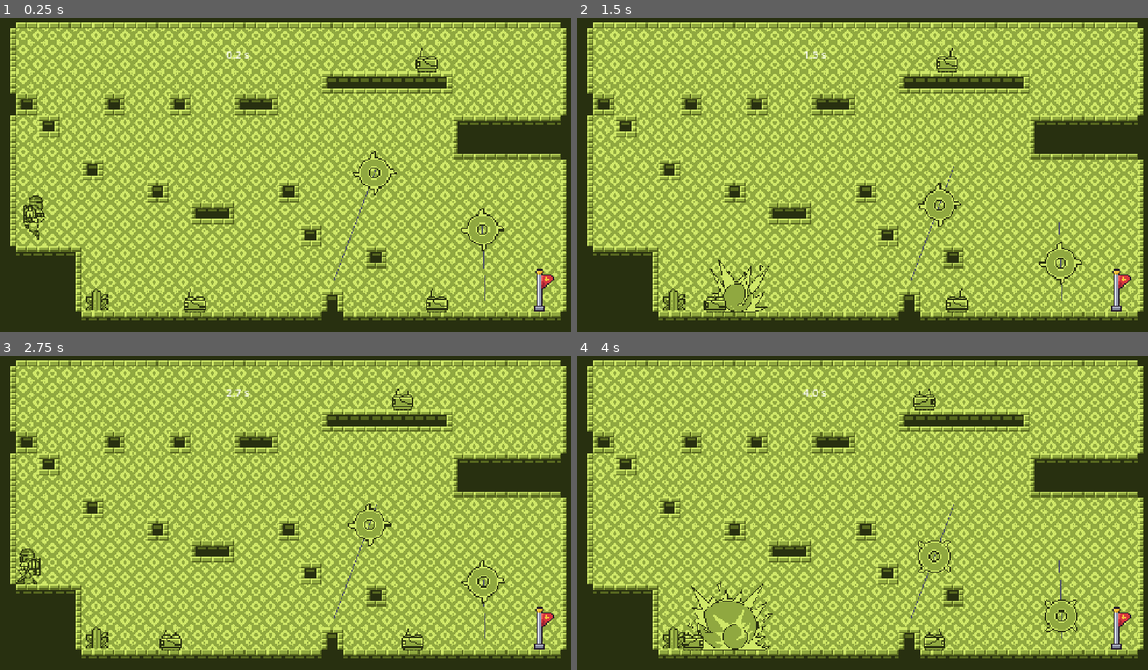
Above: before the commit, frames 1-4 (two rows, left to right).
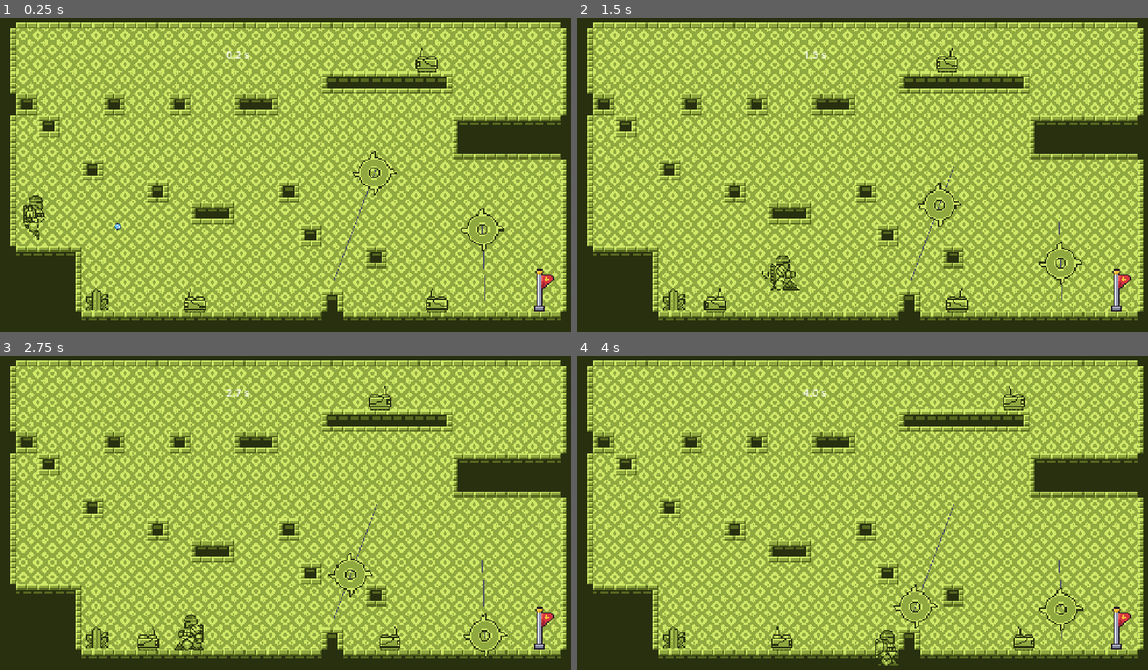
Above: after the commit, the same moments.

Repository: zliebowitz/ld60
Game: Godot game, scene res://scenes/main.tscn
Same seed, same stepped clock (60 frames per second), same inputs: the game is played once before the commit and once after it.
Inputs:
- Up to frame 1 (0.25 s): no input
- Up to frame 2 (1.5 s): hold Right (right) from 0.53 s (still down); tap E (dash) at 0.6, 1.35 s; tap Space (jump) at 0.77 s
- Up to frame 3 (2.75 s): tap Space (jump) at 1.52 s; release Right (right) at 2.03 s; hold Left (left) from 2.03 s (still down); tap E (dash) at 2.1 s
- Up to frame 4 (4 s): release Left (left) at 2.78 s; hold Right (right) from 2.78 s (still down); tap E (dash) at 2.85, 3.6 s; tap Space (jump) at 3.02, 3.77 s

The runs differ from the first frame. In frame 1, less than 0.1% of the frame differs, in the area x 20-22%, y 65-68%; in frame 2, 0.8%; in frame 3, 2.5%; in frame 4, 3.1%, in the area x 18-89%, y 9-99%.

Commit message:
adding in powerups that give the dash.

Diff:
--- a/speed-jumper/project.godot
+++ b/speed-jumper/project.godot
@@ -25,6 +25,7 @@
 [global_group]
 
 enemy=""
+player=""
 
 [input]
 
--- /dev/null
+++ b/speed-jumper/scenes/dash_powerup.tscn
@@ -0,0 +1,32 @@
+[gd_scene format=3 uid="uid://b5t8kw7pjejmv"]
+
+[ext_resource type="Script" uid="uid://brita3vgf0wie" path="res://scripts/dash_powerup.gd" id="1_myq3e"]
+[ext_resource type="Texture2D" uid="uid://bcmt0135ih2fm" path="res://assets/images/Powerups/dash_powerup.png" id="1_vr8aj"]
+
+[sub_resource type="CircleShape2D" id="CircleShape2D_eevyk"]
+radius = 7.0
+
+[sub_resource type="AtlasTexture" id="AtlasTexture_myq3e"]
+atlas = ExtResource("1_vr8aj")
+region = Rect2(0, 0, 16, 16)
+
+[sub_resource type="SpriteFrames" id="SpriteFrames_1gcmh"]
+animations = [{
+"frames": [{
+"duration": 1.0,
+"texture": SubResource("AtlasTexture_myq3e")
+}],
+"loop": 1,
+"name": &"default",
+"speed": 5.0
+}]
+
+[node name="DashPowerup" type="Area2D" unique_id=1526352414]
+script = ExtResource("1_myq3e")
+
+[node name="CollisionShape2D" type="CollisionShape2D" parent="." unique_id=736865822]
+shape = SubResource("CircleShape2D_eevyk")
+
+[node name="AnimatedSprite2D" type="AnimatedSprite2D" parent="." unique_id=730352713]
+sprite_frames = SubResource("SpriteFrames_1gcmh")
+autoplay = "default"
--- a/speed-jumper/scenes/levels/level_1.tscn
+++ b/speed-jumper/scenes/levels/level_1.tscn
@@ -9,6 +9,7 @@
 [ext_resource type="PackedScene" uid="uid://dsi7gh1cot5u0" path="res://scenes/goal.tscn" id="7_oc4kc"]
 [ext_resource type="PackedScene" uid="uid://ityv0ihqnxo8" path="res://scenes/spikes.tscn" id="8_s8va5"]
 [ext_resource type="PackedScene" uid="uid://j432xia6yudj" path="res://scenes/saw_path.tscn" id="9_dga24"]
+[ext_resource type="PackedScene" uid="uid://b5t8kw7pjejmv" path="res://scenes/dash_powerup.tscn" id="10_qxy0u"]
 
 [sub_resource type="TileSetAtlasSource" id="TileSetAtlasSource_dga24"]
 texture = ExtResource("2_sk5k4")
@@ -148,3 +149,6 @@
 [node name="SawPath2" parent="." unique_id=1700692768 instance=ExtResource("9_dga24")]
 position = Vector2(127, 174)
 curve = SubResource("Curve2D_qxy0u")
+
+[node name="DashPowerup" parent="." unique_id=1526352414 instance=ExtResource("10_qxy0u")]
+position = Vector2(272, 485)
--- a/speed-jumper/scenes/player.tscn
+++ b/speed-jumper/scenes/player.tscn
@@ -162,7 +162,7 @@
 [sub_resource type="RectangleShape2D" id="RectangleShape2D_1gcmh"]
 size = Vector2(43, 78)
 
-[node name="Player" type="CharacterBody2D" unique_id=811557842]
+[node name="Player" type="CharacterBody2D" unique_id=811557842 groups=["player"]]
 script = ExtResource("1_dqkch")
 
 [node name="AnimatedSprite2D" type="AnimatedSprite2D" parent="." unique_id=1862069678]
--- /dev/null
+++ b/speed-jumper/scripts/dash_powerup.gd
@@ -0,0 +1,9 @@
+extends Area2D
+
+func _ready() -> void:
+	body_entered.connect(_on_body_entered)
+
+func _on_body_entered(body: Node2D) -> void:
+	if body.is_in_group("player"):
+		body.air_dash_available = true
+		queue_free()
--- a/speed-jumper/scripts/player.gd
+++ b/speed-jumper/scripts/player.gd
@@ -18,7 +18,7 @@
 
 var dash_timer = 0.0
 var dash_cooldown = 0.0
-var air_dash_available = true
+var air_dash_available = false
 
 
 func _ready() -> void:
@@ -30,21 +30,16 @@
 	if !alive:
 		return
 
-	# DASH: refill the air dash on the ground, tick the cooldown
-	if is_on_floor():
-		air_dash_available = true
 	dash_cooldown = maxf(dash_cooldown - delta, 0.0)
 
 	# DASH: start a dash
-	if can_move and Input.is_action_just_pressed("dash") and dash_cooldown <= 0.0 \
-			and (is_on_floor() or air_dash_available):
+	if can_move and Input.is_action_just_pressed("dash") and dash_cooldown <= 0.0 and air_dash_available:
 		var held := Input.get_axis("left", "right")
 		if held != 0.0:
 			animated_sprite_2d.flip_h = held < 0.0
 		dash_timer = DASH_TIME
 		dash_cooldown = DASH_COOLDOWN
-		if not is_on_floor():
-			air_dash_available = false
+		air_dash_available = false
 
 	# DASH: while dashing, fixed speed, no gravity, no other control
 	if dash_timer > 0.0:
Binary file added: speed-jumper/assets/images/Powerups/dash_powerup.png
Not shown, added: speed-jumper/assets/images/Powerups/dash_powerup.png.import
Not shown, added: speed-jumper/scripts/dash_powerup.gd.uid
